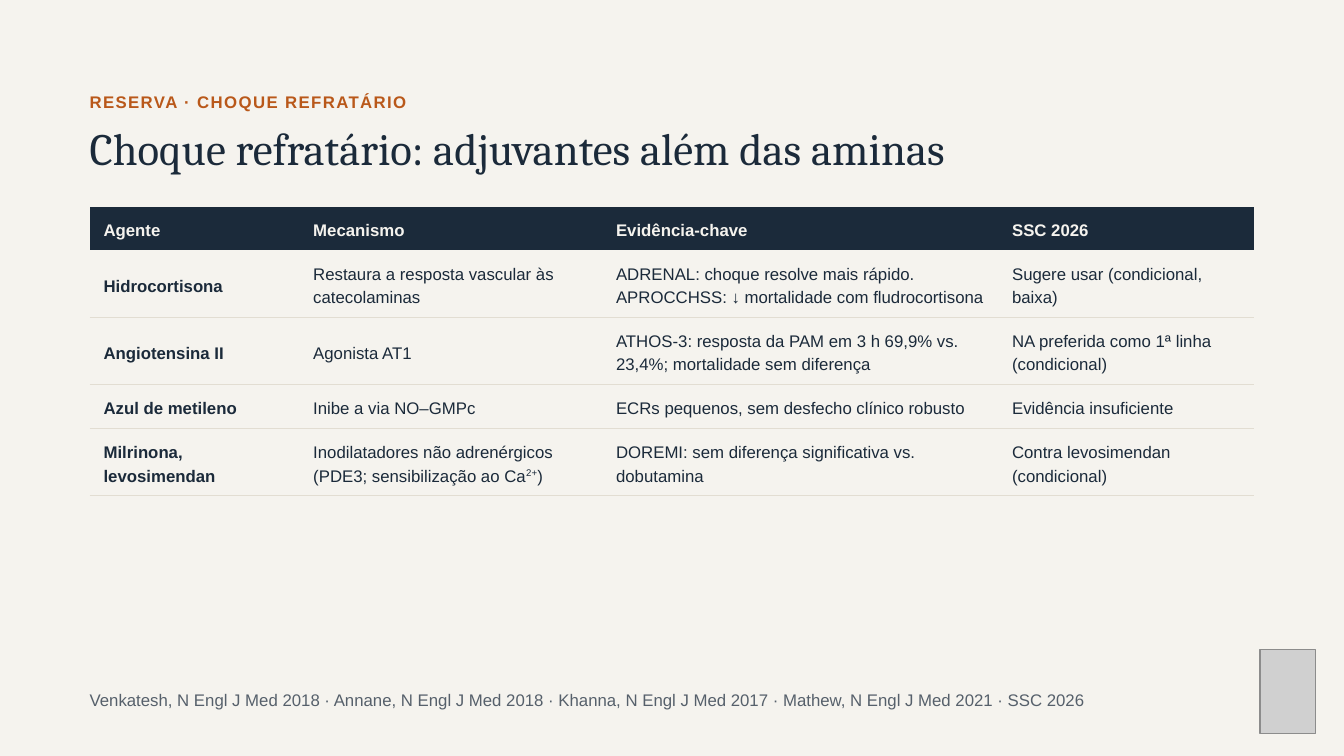
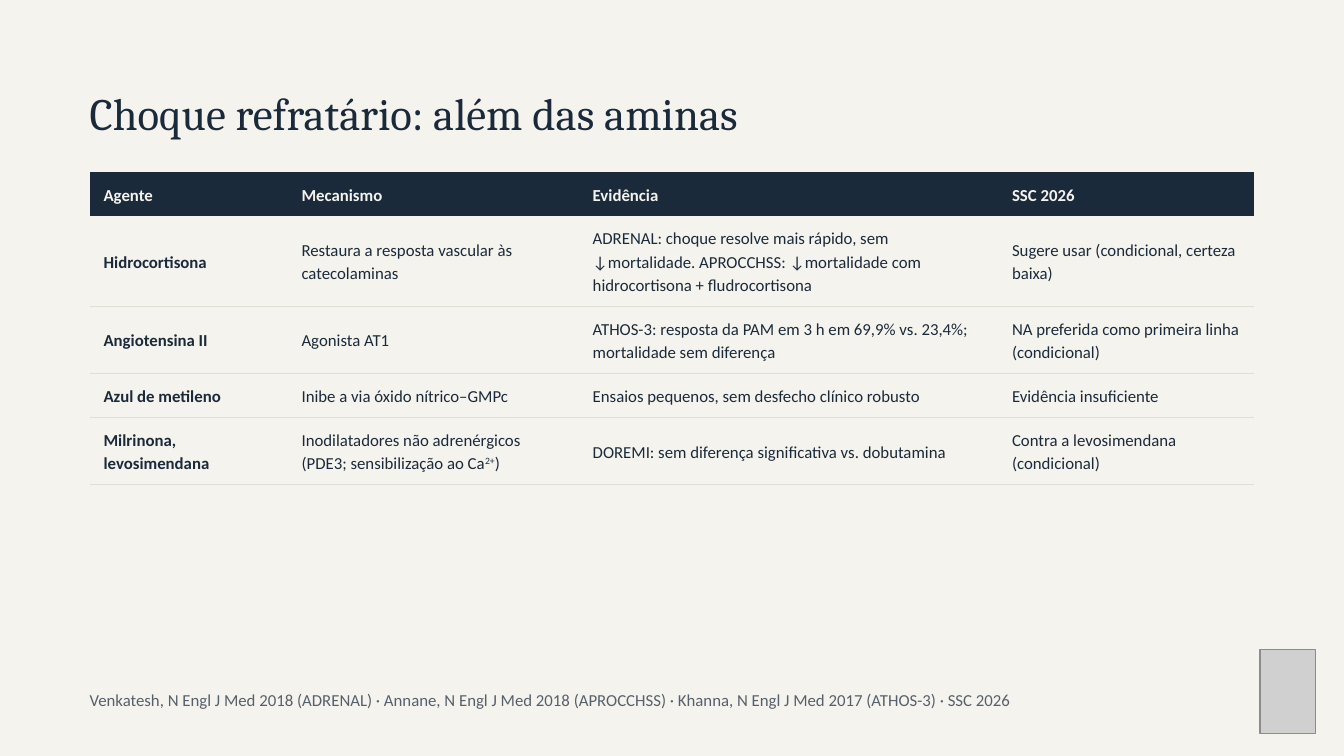
Before and after one commit to brunomoraesdubois-bit/Bruno, a slide deck: slide 23 of apresentacao/Aminas_Vasoativas.pptx. Drawn at 1344x756 pixels with LibreOffice and Linux fonts; fonts in the diff are those of the drawing; grey boxes stand for pictures. Boxes give left, top, right and bottom in pixels: in the first picture for what was removed or moved away, otherwise in the second. Text is boxed around its words. In the diff, an @@ line names an element or a change of style, - is before the commit and + after.

```diff
--- a/apresentacao/Aminas_Vasoativas.pptx
+++ b/apresentacao/Aminas_Vasoativas.pptx
@@ title at [90, 98, 738, 140]: text changed @@
-Choque refratário: adjuvantes além das aminas
+Choque refratário: além das aminas
@@ text removed at [90, 94, 406, 112] @@
-RESERVA · CHOQUE REFRATÁRIO
@@ table at [90, 172, 1254, 476] @@
-row 1, column 3: Evidência-chave
+row 1, column 3: Evidência
-row 2, column 3: ADRENAL: choque resolve mais rápido. APROCCHSS: ↓ mortalidade com fludrocortisona
+row 2, column 3: ADRENAL: choque resolve mais rápido, sem ↓mortalidade. APROCCHSS: ↓mortalidade com hidrocortisona + fludrocortisona
-row 2, column 4: Sugere usar (condicional, baixa)
+row 2, column 4: Sugere usar (condicional, certeza baixa)
-row 3, column 3: ATHOS-3: resposta da PAM em 3 h 69,9% vs. 23,4%; mortalidade sem diferença
+row 3, column 3: ATHOS-3: resposta da PAM em 3 h em 69,9% vs. 23,4%; mortalidade sem diferença
-row 3, column 4: NA preferida como 1ª linha (condicional)
+row 3, column 4: NA preferida como primeira linha (condicional)
-row 4, column 2: Inibe a via NO–GMPc
+row 4, column 2: Inibe a via óxido nítrico–GMPc
-row 4, column 3: ECRs pequenos, sem desfecho clínico robusto
+row 4, column 3: Ensaios pequenos, sem desfecho clínico robusto
-row 5, column 1: Milrinona, levosimendan
+row 5, column 1: Milrinona, levosimendana
-row 5, column 4: Contra levosimendan (condicional)
+row 5, column 4: Contra a levosimendana (condicional)
@@ font Arial to Calibri in "Agente", "Mecanismo", "SSC 2026", "Hidrocortisona" and 7 more places @@
@@ table: place and size @@
-table at [90, 208, 1254, 490]
+table at [90, 172, 1254, 476]
@@ text at [90, 694, 1010, 709]: text changed; font Arial to Calibri @@
-Venkatesh, N Engl J Med 2018 · Annane, N Engl J Med 2018 · Khanna, N Engl J Med 2017 · Mathew, N Engl J Med 2021 · SSC 2026
+Venkatesh, N Engl J Med 2018 (ADRENAL) · Annane, N Engl J Med 2018 (APROCCHSS) · Khanna, N Engl J Med 2017 (ATHOS-3) · SSC 2026
```
Also in this commit, not shown: 28 other slides changed, 33 other files.
